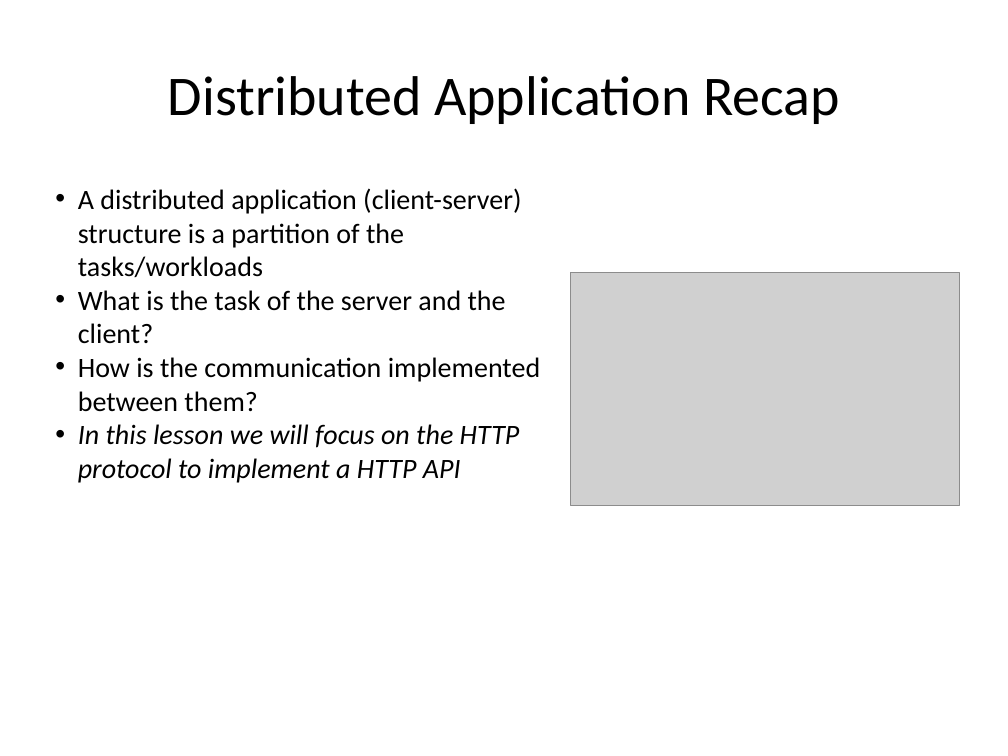
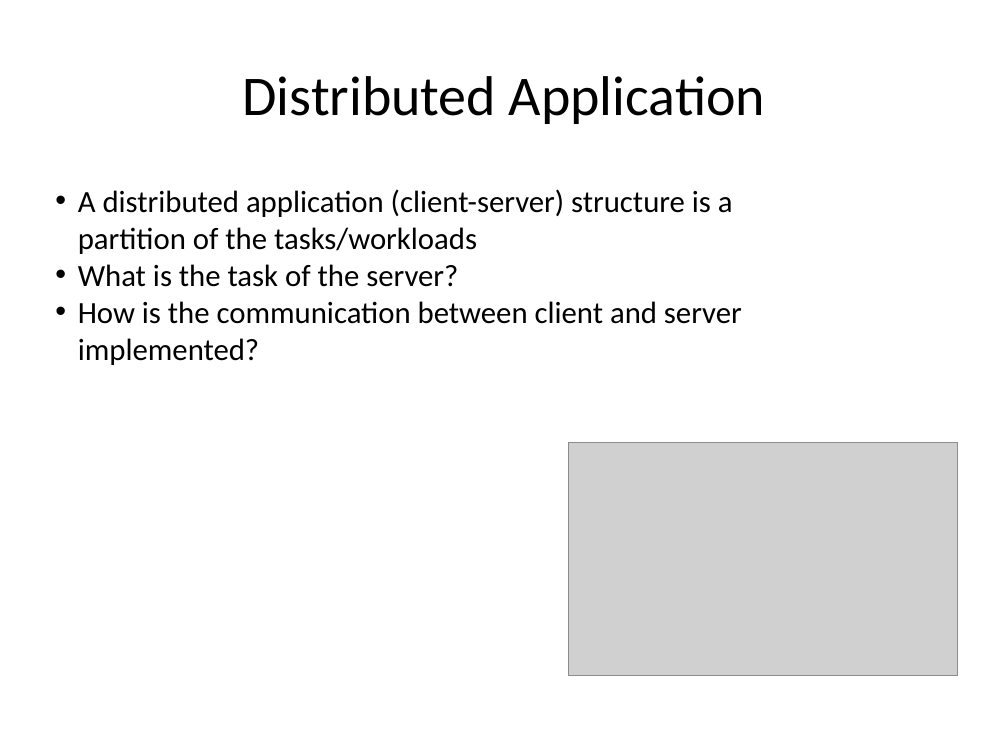
Before and after one commit to hogeschool/Development--Web, a slide deck: slide 3 of Lesson3/lesson3.pptx. Drawn at 1008x756 pixels with LibreOffice and Linux fonts; fonts in the diff are those of the drawing; grey boxes stand for pictures. Boxes give left, top, right and bottom in pixels: in the first picture for what was removed or moved away, otherwise in the second. Text is boxed around its words. In the diff, an @@ line names an element or a change of style, - is before the commit and + after.

Commit message:
revised some slides

```diff
--- a/Lesson3/lesson3.pptx
+++ b/Lesson3/lesson3.pptx
@@ title at (243, 76, 765, 124): text changed @@
-Distributed Application Recap
+Distributed Application
@@ text at (78, 189, 733, 254): size 20 to 22 pt in "A distributed application (client-server) structure is a ..." @@
@@ text at (78, 264, 742, 365): text changed; size 20 to 22 pt @@
-• What is the task of the server and the client?
-• How is the communication implemented between them?
-• In this lesson we will focus on the HTTP protocol to implement a HTTP API
+• What is the task of the server?
+• How is the communication between client and server implemented?
@@ picture: place and size @@
-picture at (571, 272, 960, 505)
+picture at (569, 443, 958, 675)
```
Also in this commit, not shown: 16 other slides changed, 5 slides added, 5 slides removed.
